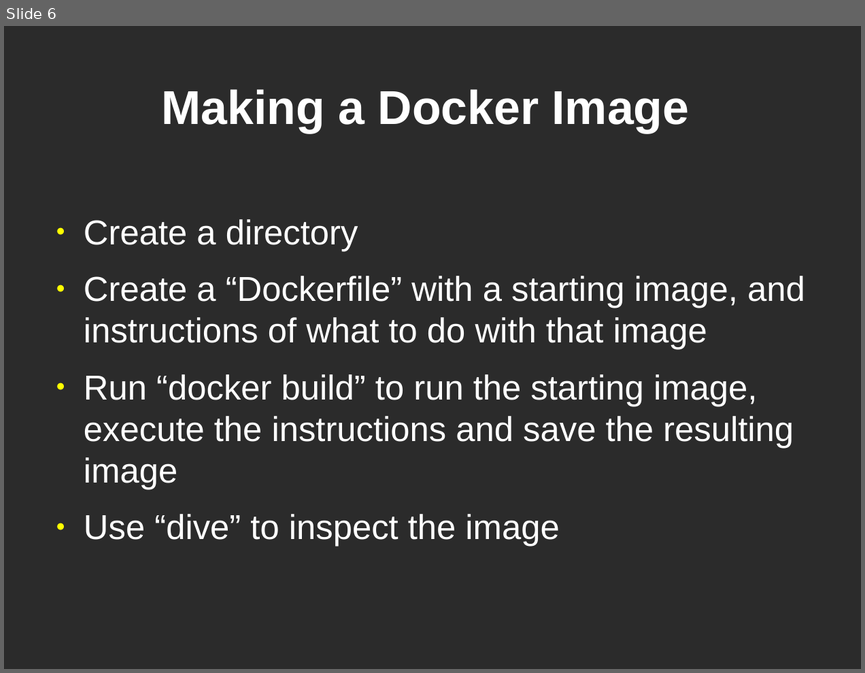
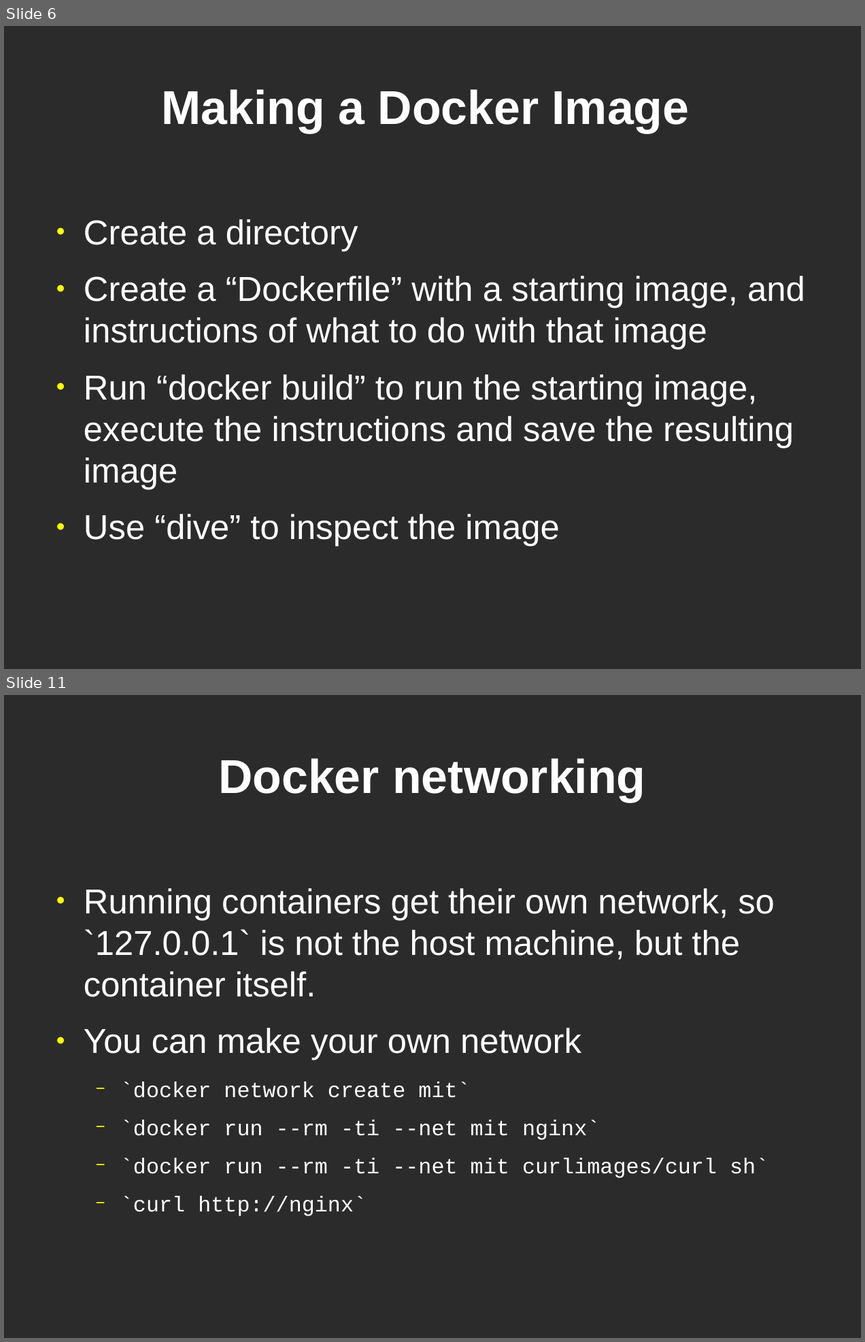
Before and after one commit to showmethehello/mit-docker-talk, a slide deck: docker.odp. Shown one above the other, each under a label of ours: slide 6 before the commit, slides 6 and 11 after it; the slides between them are not shown. The pictures are 865x673 and 865x1342 pixels, drawn with LibreOffice and Linux fonts; fonts in the diff are those of the drawing; background and template pictures are left out; a plain dark background stands for a picture behind light text. Boxes give left, top, right and bottom in pixels: in the first picture for what was removed or moved away, otherwise in the second. Text is boxed around its words. In the diff, an @@ line names an element or a change of style, - is before the commit and + after.

```diff
--- a/docker.odp
+++ b/docker.odp
@@ slide 11 added at [4,695,861,1338], background picture (left out) @@
@@ title added at [218,758,645,802], 44 pt, text #FFFFFF, bold @@
+Docker networking
@@ text added at [84,888,774,1216], 20 pt, text #FFFFFF @@
+● Running containers get their own network, so `127.0.0.1` is not the host machine, but the container itself.
+● You can make your own network
+  − `docker network create mit`
+  − `docker run --rm -ti --net mit nginx`
+  − `docker run --rm -ti --net mit curlimages/curl sh`
+  − `curl http://nginx`
```
Also in this commit, not shown: 2 slides changed, 5 other slides added.
